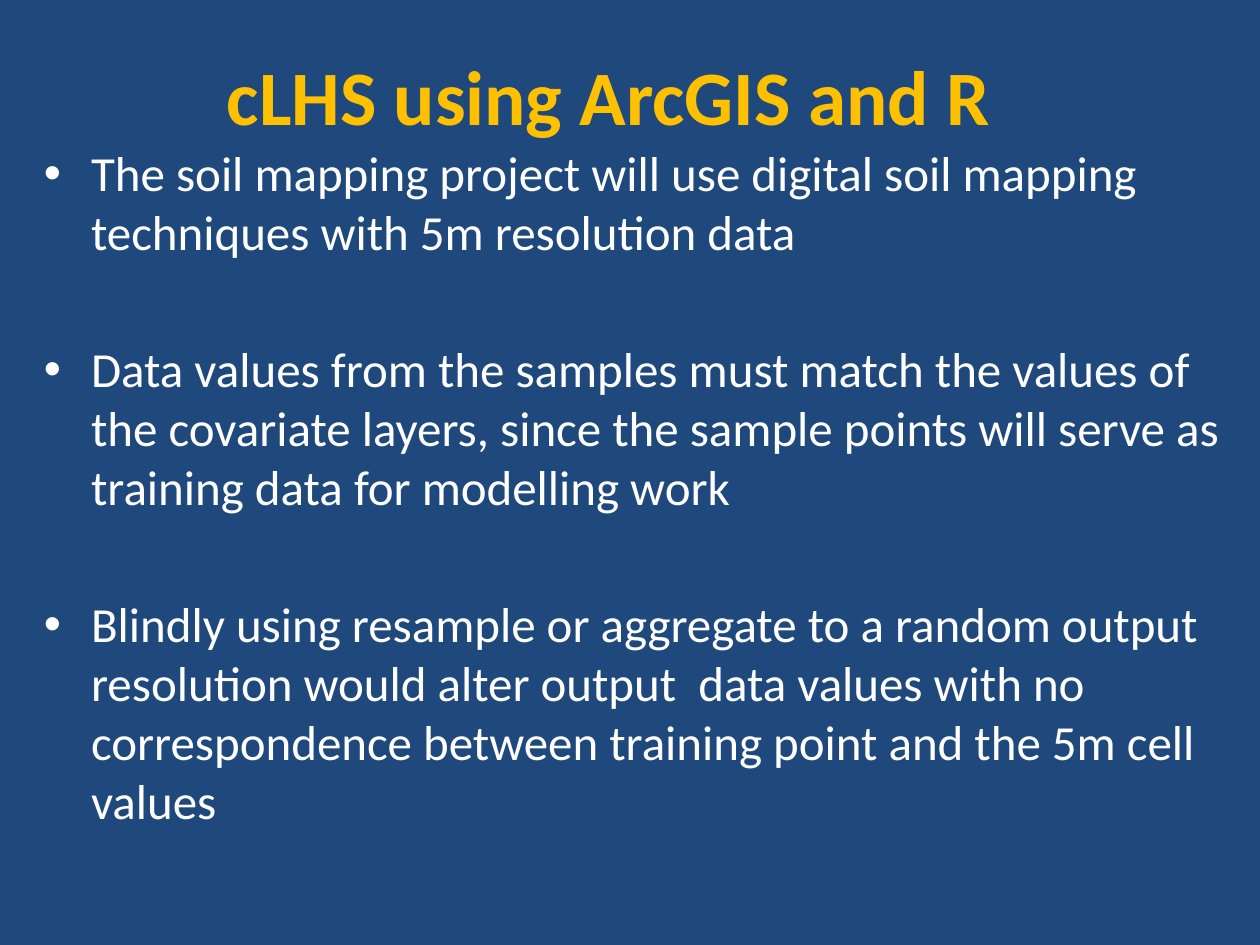
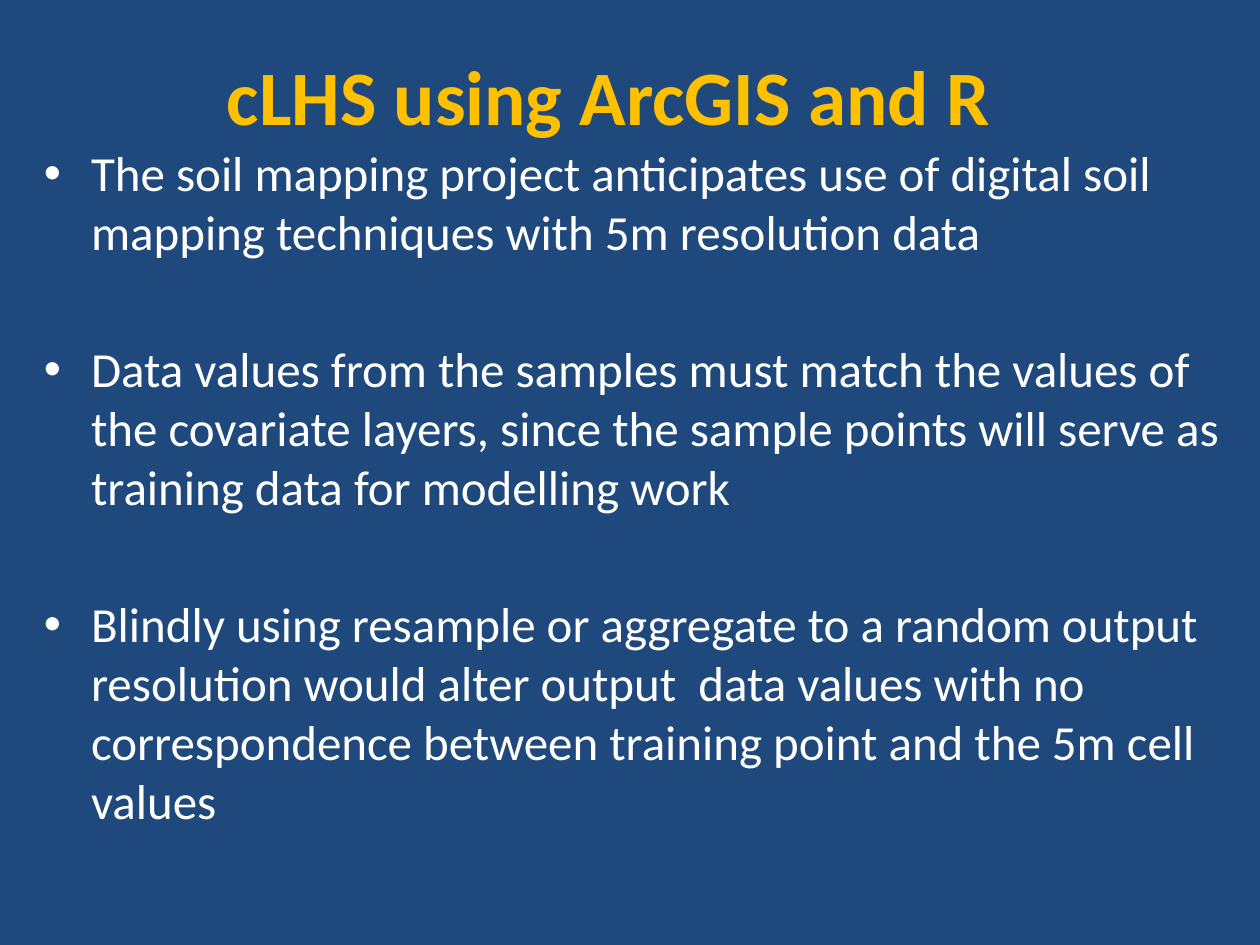
Before and after one commit to ncss-tech/stats_for_soil_survey, a slide deck: slide 6 of presentations/sampling/sampling_cLHS_example/cLHS_sampling_R_example.pptx. Drawn at 1260x945 pixels with LibreOffice and Linux fonts; fonts in the diff are those of the drawing. Boxes give left, top, right and bottom in pixels: in the first picture for what was removed or moved away, otherwise in the second. Text is boxed around its words. In the diff, an @@ line names an element or a change of style, - is before the commit and + after.

```diff
--- a/presentations/sampling/sampling_cLHS_example/cLHS_sampling_R_example.pptx
+++ b/presentations/sampling/sampling_cLHS_example/cLHS_sampling_R_example.pptx
@@ text at <box>91,157,1150,259</box>: text changed @@
-• The soil mapping project will use digital soil mapping techniques with 5m resolution data
+• The soil mapping project anticipates use of digital soil mapping techniques with 5m resolution data
```
Also in this commit, not shown: 1 other file.
